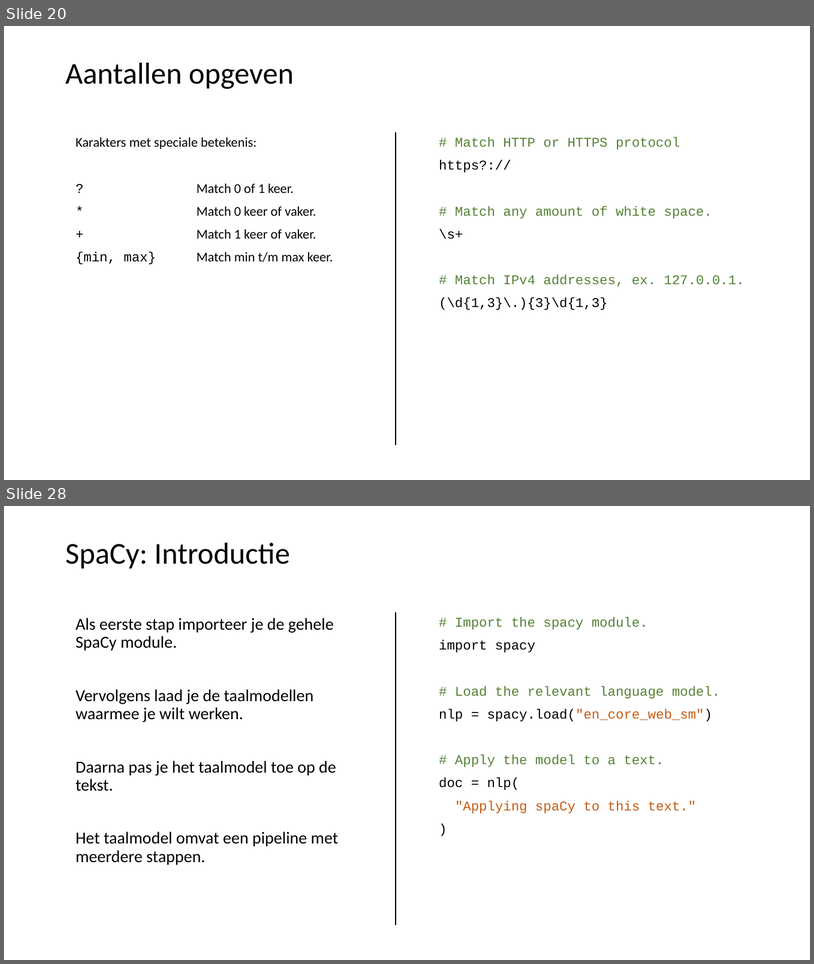
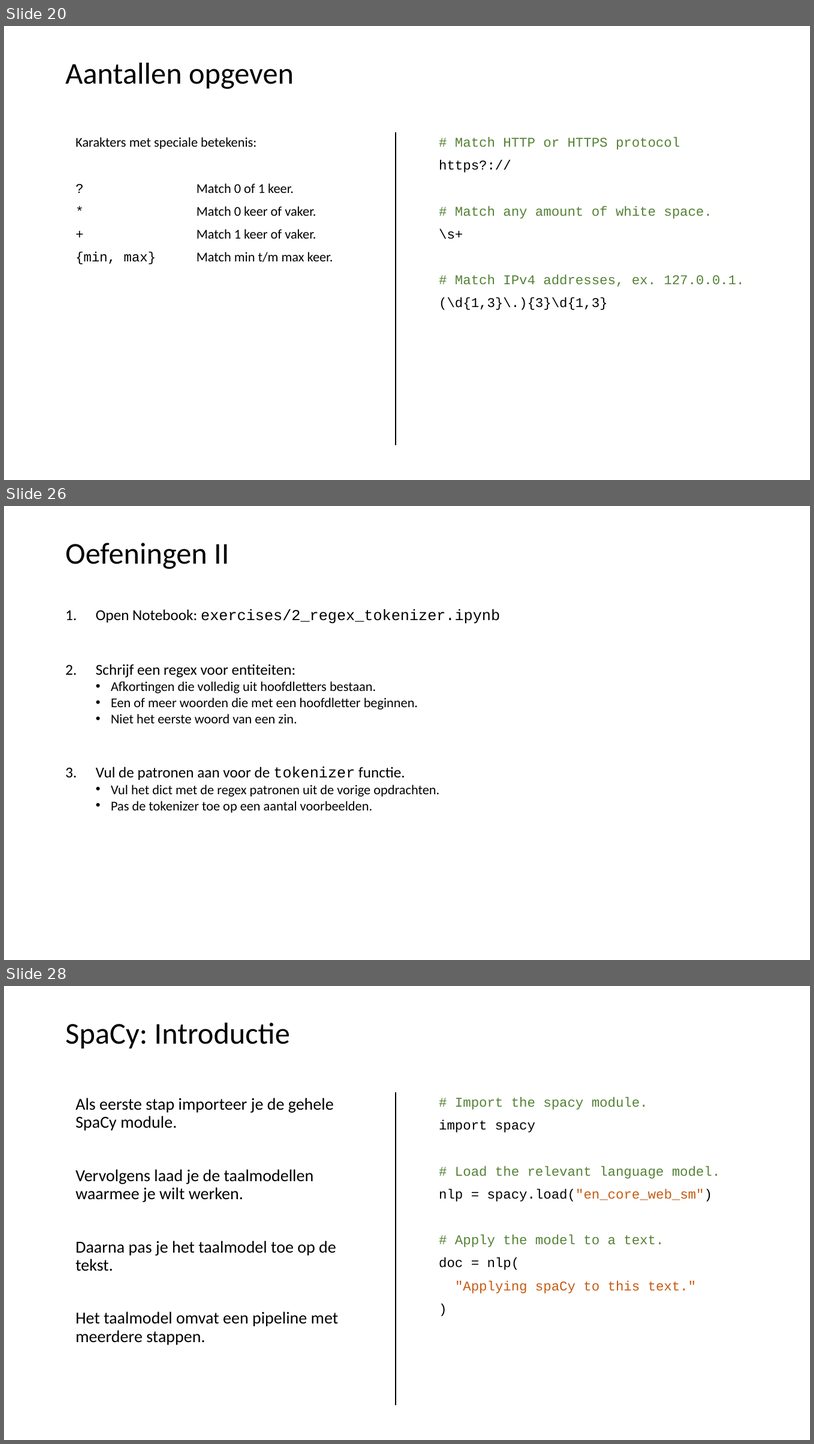
Before and after one commit to LFKoning/knowledge-sharing, a slide deck: python_trainees/5_nlp/python_traineeship_5.pptx. Shown one above the other, each under a label of ours: slides 20 and 28 before the commit, slides 20, 26 and 28 after it; the slides between them are not shown. The pictures are 814x964 and 814x1444 pixels, drawn with LibreOffice and Linux fonts; fonts in the diff are those of the drawing. Boxes give left, top, right and bottom in pixels: in the first picture for what was removed or moved away, otherwise in the second. Text is boxed around its words. In the diff, an @@ line names an element or a change of style, - is before the commit and + after.

Commit message:
Update Python trainees regex excersises

```diff
--- a/python_trainees/5_nlp/python_traineeship_5.pptx
+++ b/python_trainees/5_nlp/python_traineeship_5.pptx
@@ slide 26 added at (x1=4, y1=506, x2=810, y2=960), background #FFFFFF @@
@@ title added at (x1=65, y1=543, x2=229, y2=569), 36 pt, text #000000 @@
+Oefeningen II
@@ text added at (x1=96, y1=609, x2=500, y2=813), 16 pt, text #000000 @@
+1. Open Notebook: exercises/2_regex_tokenizer.ipynb
+2. Schrijf een regex voor entiteiten:
+  • Afkortingen die volledig uit hoofdletters bestaan.
+  • Een of meer woorden die met een hoofdletter beginnen.
+  • Niet het eerste woord van een zin.
+3. Vul de patronen aan voor de tokenizer functie.
+  • Vul het dict met de regex patronen uit de vorige opdrachten.
+  • Pas de tokenizer toe op een aantal voorbeelden.
```
Also in this commit, not shown: 7 slides changed, 1 slide removed, 5 other files.
